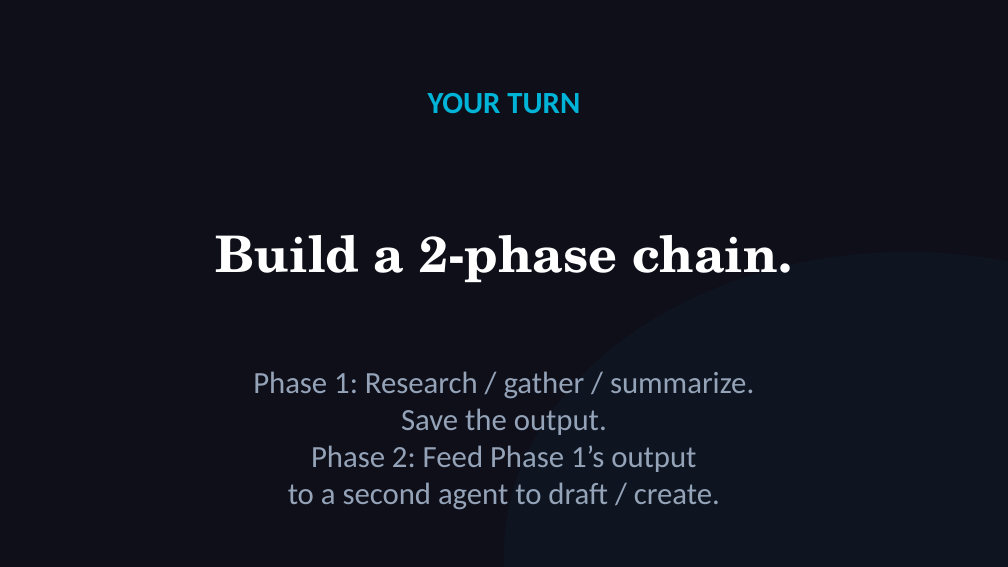
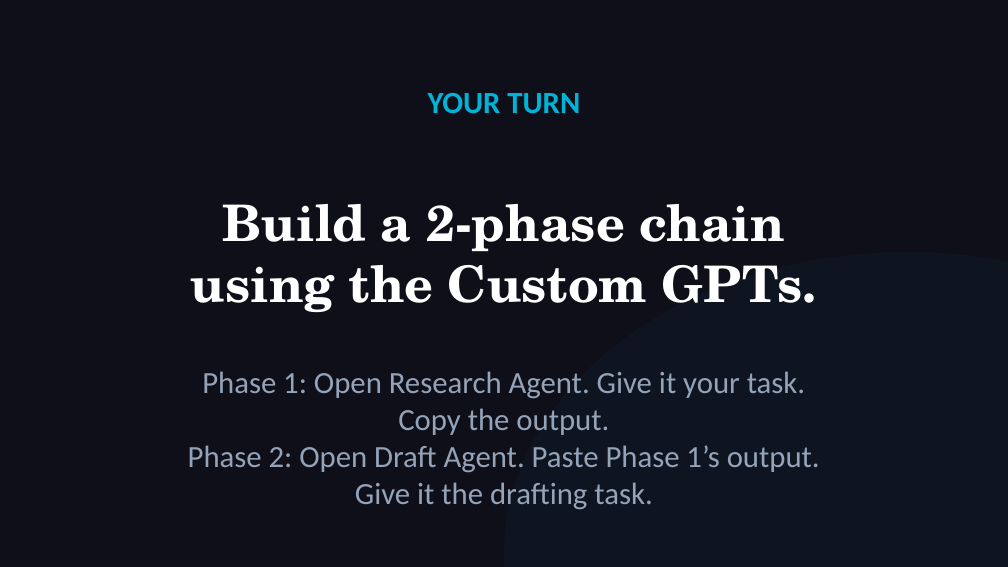
Before and after one commit to michaelengland/ai-best-practices, a slide deck: slide 11 of decks/workshop-orchestrator/workshop-orchestrator.pptx. Drawn at 1008x567 pixels with LibreOffice and Linux fonts; fonts in the diff are those of the drawing. Boxes give left, top, right and bottom in pixels: in the first picture for what was removed or moved away, otherwise in the second. Text is boxed around its words. In the diff, an @@ line names an element or a change of style, - is before the commit and + after.

```diff
--- a/decks/workshop-orchestrator/workshop-orchestrator.pptx
+++ b/decks/workshop-orchestrator/workshop-orchestrator.pptx
@@ text at (191, 204, 817, 312): text changed @@
-Build a 2-phase chain.
+Build a 2-phase chain
+using the Custom GPTs.
@@ text at (188, 371, 820, 510): text changed @@
-Phase 1: Research / gather / summarize.
-Save the output.
-Phase 2: Feed Phase 1’s output
-to a second agent to draft / create.
+Phase 1: Open Research Agent. Give it your task.
+Copy the output.
+Phase 2: Open Draft Agent. Paste Phase 1’s output.
+Give it the drafting task.
```
Also in this commit, not shown: 1 other slide changed, 7 other files.
